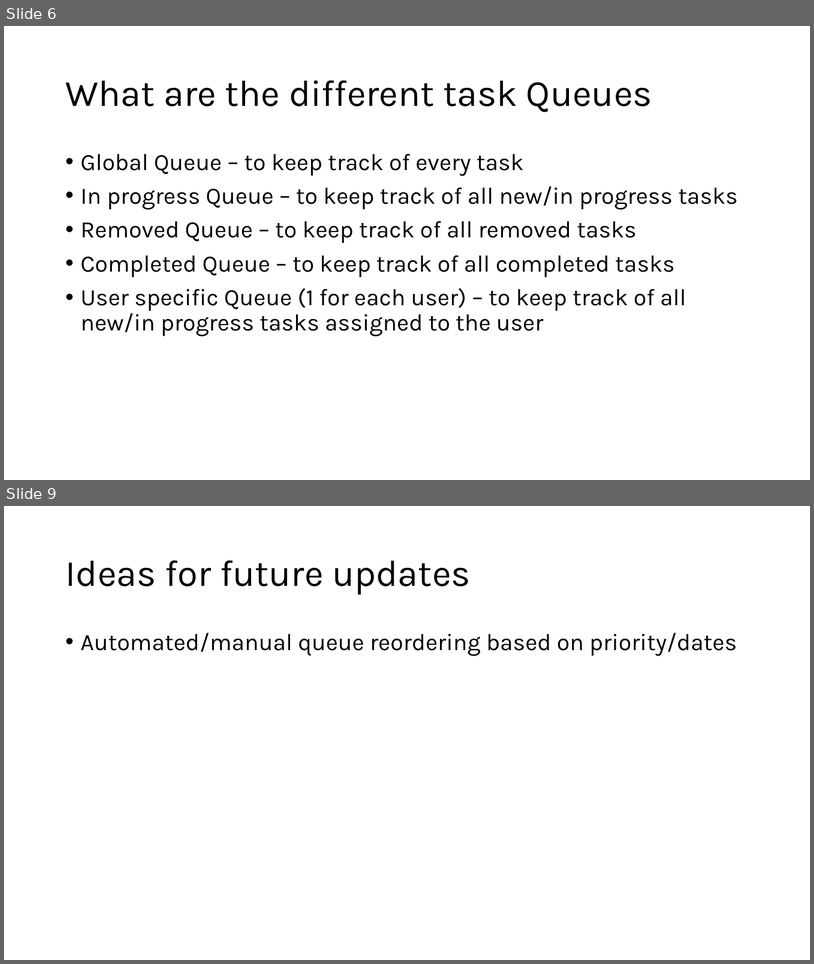
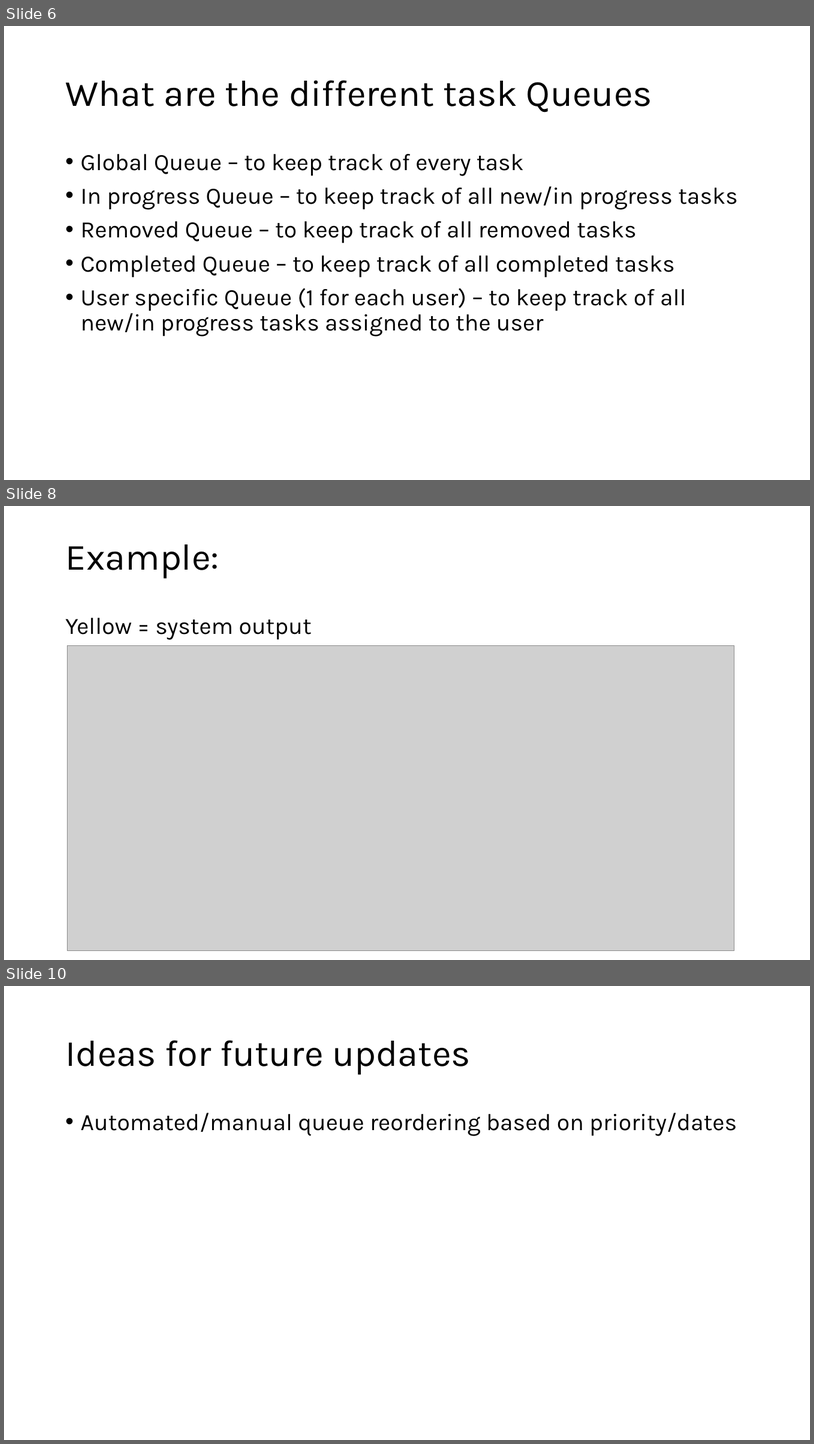
Before and after one commit to Avinash-p/Project-Task-Tracker, a slide deck: resources/High Level Design.pptx. Shown one above the other, each under a label of ours: slides 6 and 9 before the commit, slides 6, 8 and 10 after it; the slides between them are not shown. The pictures are 814x964 and 814x1444 pixels, drawn with LibreOffice and Linux fonts; fonts in the diff are those of the drawing; grey boxes stand for pictures. Boxes give left, top, right and bottom in pixels: in the first picture for what was removed or moved away, otherwise in the second. Text is boxed around its words. In the diff, an @@ line names an element or a change of style, - is before the commit and + after.

```diff
--- a/resources/High Level Design.pptx
+++ b/resources/High Level Design.pptx
@@ slide 8 added at bbox=[4, 506, 810, 960], background #FFFFFF @@
@@ title added at bbox=[65, 544, 219, 579], 44 pt, text #000000 @@
+Example:
@@ text added at bbox=[65, 618, 312, 640], 28 pt, text #000000 @@
+Yellow = system output
@@ picture added at bbox=[68, 645, 735, 950] @@
@@ what was slide 9 is now slide 10 @@
```
Also in this commit, not shown: 2 slides changed, 4 other files.
